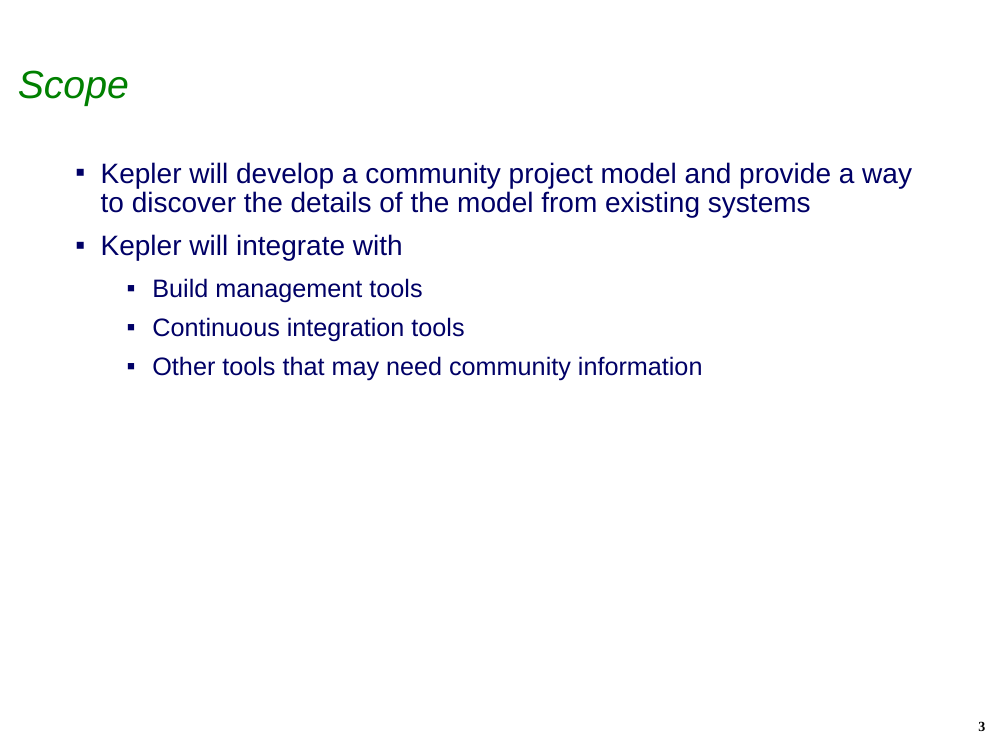
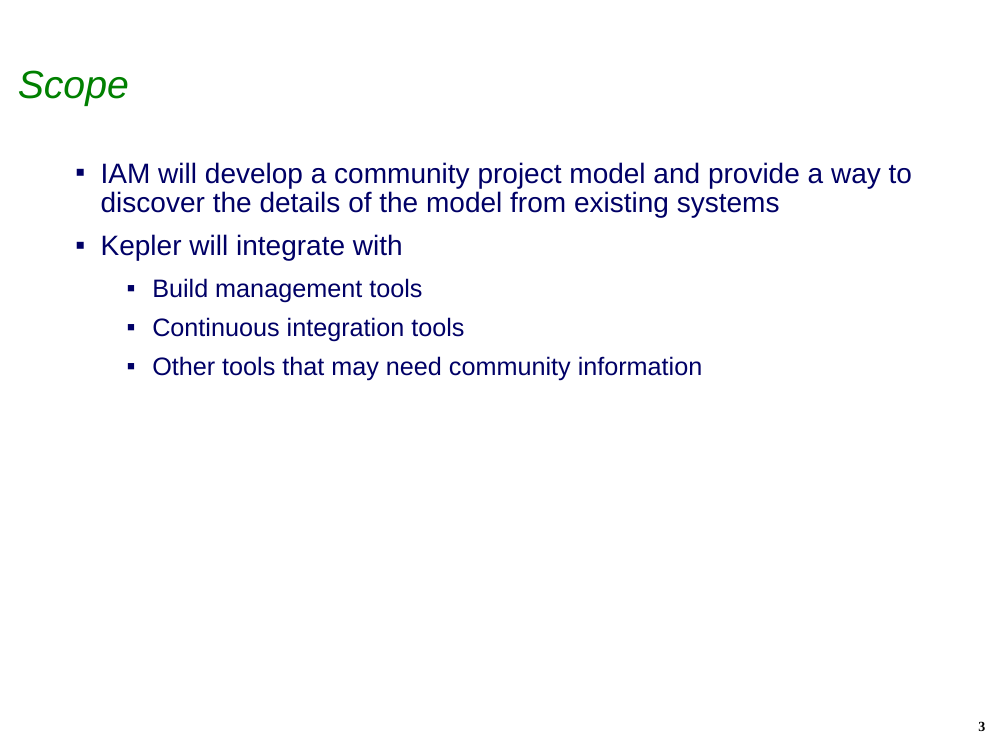
Before and after one commit to isabella232/q4e, a slide deck: slide 3 of docs/EclipseIAMCreationReview.ppt. Drawn at 1008x756 pixels with LibreOffice and Linux fonts; fonts in the diff are those of the drawing; background and template pictures are left out. Boxes give left, top, right and bottom in pixels: in the first picture for what was removed or moved away, otherwise in the second. Text is boxed around its words. In the diff, an @@ line names an element or a change of style, - is before the commit and + after.

```diff
--- a/docs/EclipseIAMCreationReview.ppt
+++ b/docs/EclipseIAMCreationReview.ppt
@@ text at box(101, 162, 912, 217): text changed @@
-▪ Kepler will develop a community project model and provide a way to discover the details of the model from existing systems
+▪ IAM will develop a community project model and provide a way to discover the details of the model from existing systems
```
Also in this commit, not shown: 8 other slides changed.
